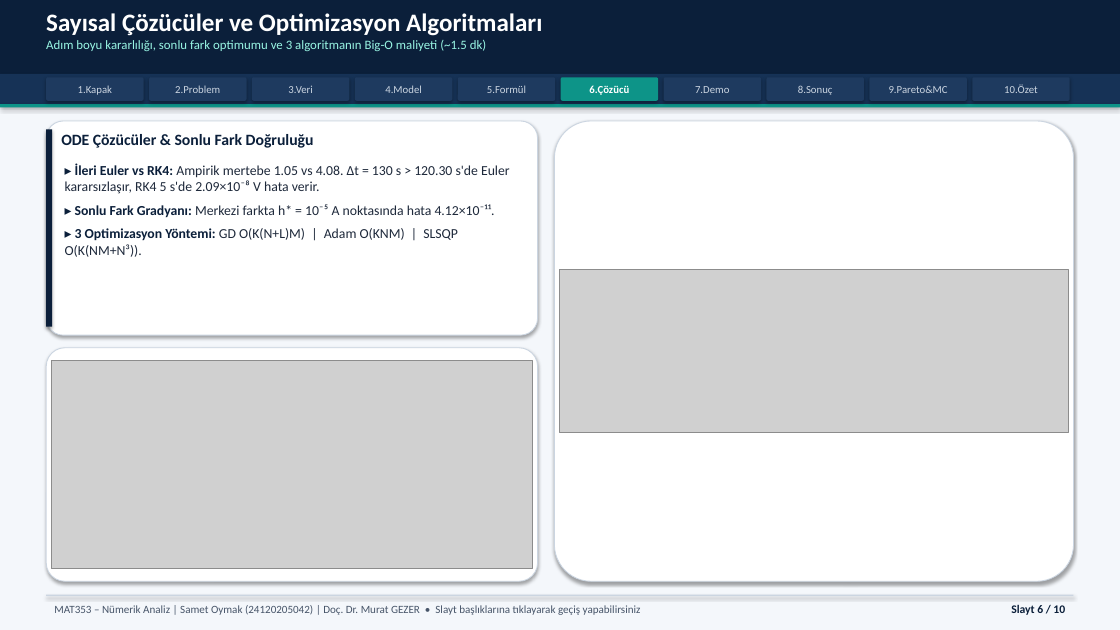
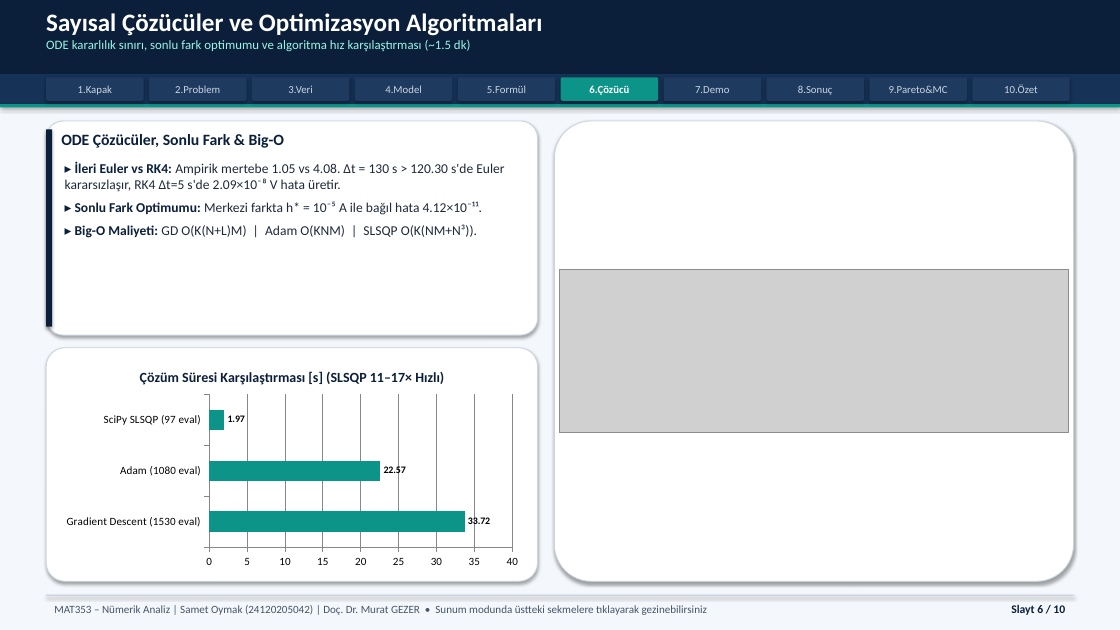
Before and after one commit to Sametoymak99/EV-Battery-Optimization, a slide deck: slide 6 of presentation/slides/MAT353_Sunum_Samet_Oymak.pptx. Drawn at 1120x630 pixels with LibreOffice and Linux fonts; fonts in the diff are those of the drawing; grey boxes stand for pictures. Boxes give left, top, right and bottom in pixels: in the first picture for what was removed or moved away, otherwise in the second. Text is boxed around its words. In the diff, an @@ line names an element or a change of style, - is before the commit and + after.

Commit message:
Remove HTML deck and upgrade native interactive PowerPoint (.pptx) with live charts and vector diagrams

```diff
--- a/presentation/slides/MAT353_Sunum_Samet_Oymak.pptx
+++ b/presentation/slides/MAT353_Sunum_Samet_Oymak.pptx
@@ text at (x1=46, y1=40, x2=470, y2=51): text changed @@
-Adım boyu kararlılığı, sonlu fark optimumu ve 3 algoritmanın Big-O maliyeti (~1.5 dk)
+ODE kararlılık sınırı, sonlu fark optimumu ve algoritma hız karşılaştırması (~1.5 dk)
@@ text at (x1=61, y1=134, x2=285, y2=148): text changed @@
-ODE Çözücüler & Sonlu Fark Doğruluğu
+ODE Çözücüler, Sonlu Fark & Big-O
@@ text at (x1=65, y1=161, x2=504, y2=238): text changed; size 11.8 to 11.6 pt @@
-▸ İleri Euler vs RK4: Ampirik mertebe 1.05 vs 4.08. Δt = 130 s > 120.30 s'de Euler kararsızlaşır, RK4 5 s'de 2.09×10⁻⁸ V hata verir.
-▸ Sonlu Fark Gradyanı: Merkezi farkta h* = 10⁻⁵ A noktasında hata 4.12×10⁻¹¹.
-▸ 3 Optimizasyon Yöntemi: GD O(K(N+L)M) | Adam O(KNM) | SLSQP O(K(NM+N³)).
+▸ İleri Euler vs RK4: Ampirik mertebe 1.05 vs 4.08. Δt = 130 s > 120.30 s'de Euler kararsızlaşır, RK4 Δt=5 s'de 2.09×10⁻⁸ V hata üretir.
+▸ Sonlu Fark Optimumu: Merkezi farkta h* = 10⁻⁵ A ile bağıl hata 4.12×10⁻¹¹.
+▸ Big-O Maliyeti: GD O(K(N+L)M) | Adam O(KNM) | SLSQP O(K(NM+N³)).
@@ bar chart added at (x1=57, y1=356, x2=528, y2=573) @@
+title "Çözüm Süresi Karşılaştırması [s] (SLSQP 11–17× Hızlı)"
+categories: Gradient Descent (1530 eval), Adam (1080 eval), SciPy SLSQP (97 eval)
+Series 1: 33.72, 22.57, 1.97
@@ picture removed at (x1=51, y1=360, x2=533, y2=569) @@
@@ text at (x1=54, y1=605, x2=707, y2=615): text changed @@
-MAT353 – Nümerik Analiz | Samet Oymak (24120205042) | Doç. Dr. Murat GEZER • Slayt başlıklarına tıklayarak geçiş yapabilirsiniz
+MAT353 – Nümerik Analiz | Samet Oymak (24120205042) | Doç. Dr. Murat GEZER • Sunum modunda üstteki sekmelere tıklayarak gezinebilirsiniz
```
Also in this commit, not shown: 9 other slides changed, 1 other file.
